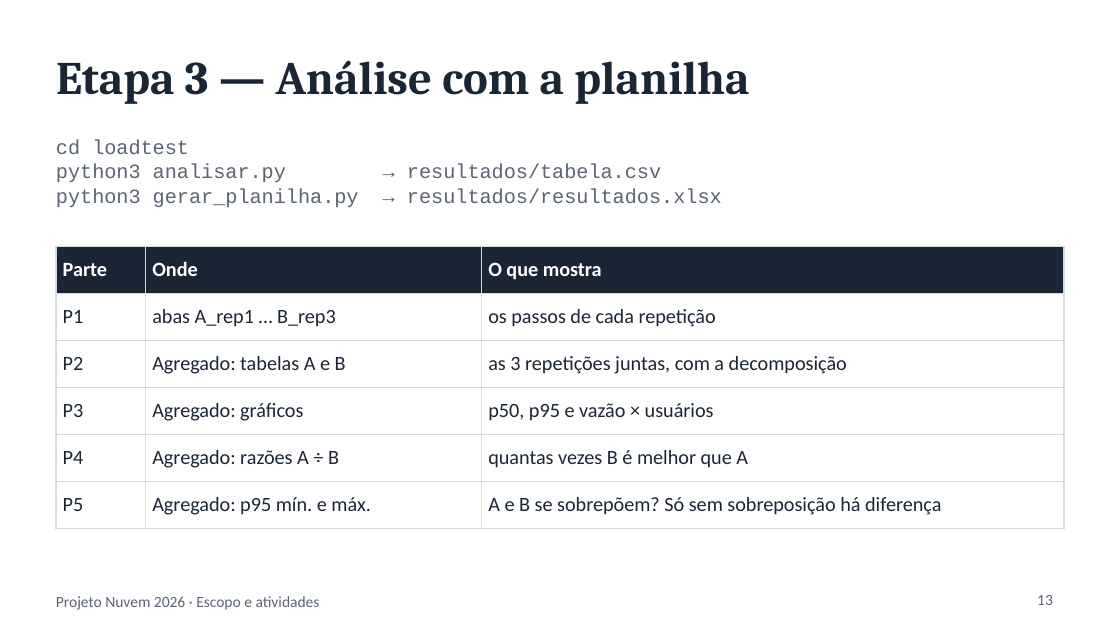
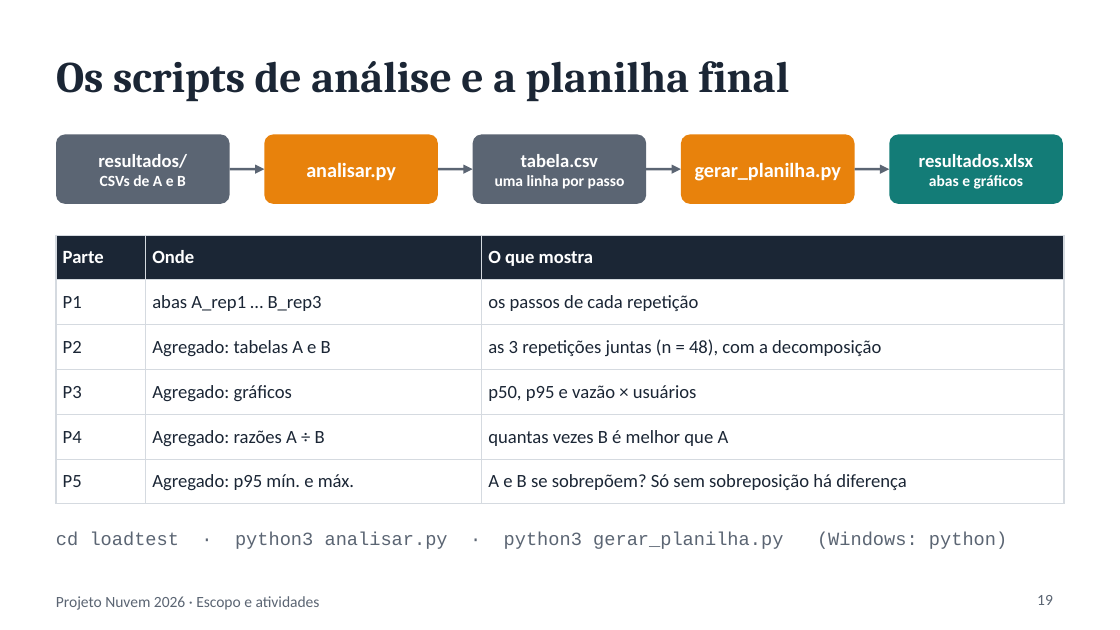
Before and after one commit to emadruga/projeto-aws-chatbot, a slide deck: slide 19 of docs/slides/ESCOPO_E_ATIVIDADES.pptx (slide 13 before the commit). Drawn at 1120x630 pixels with LibreOffice and Linux fonts; fonts in the diff are those of the drawing. Boxes give left, top, right and bottom in pixels: in the first picture for what was removed or moved away, otherwise in the second. Text is boxed around its words. In the diff, an @@ line names an element or a change of style, - is before the commit and + after.

```diff
--- a/docs/slides/ESCOPO_E_ATIVIDADES.pptx
+++ b/docs/slides/ESCOPO_E_ATIVIDADES.pptx
@@ title at (56, 61, 790, 102): text changed; size 30 to 28 pt @@
-Etapa 3 — Análise com a planilha
+Os scripts de análise e a planilha final
@@ rounded rectangle added at (56, 134, 230, 204), fill #5B6573, 12 pt, text #FFFFFF, bold @@
+resultados/
+CSVs de A e B
@@ rounded rectangle added at (264, 134, 438, 204), fill #E8820C, 13 pt, text #FFFFFF, bold @@
+analisar.py
@@ rounded rectangle added at (473, 134, 646, 204), fill #5B6573, 10 pt, text #FFFFFF, bold @@
+tabela.csv
+uma linha por passo
@@ rounded rectangle added at (681, 134, 855, 204), fill #E8820C, 13 pt, text #FFFFFF, bold @@
+gerar_planilha.py
@@ rounded rectangle added at (889, 134, 1063, 204), fill #137C77, 12 pt, text #FFFFFF, bold @@
+resultados.xlsx
+abas e gráficos
@@ arrow added from (230, 169) to (264, 169), #5B6573 1.5 pt @@
@@ arrow added from (438, 169) to (473, 169), #5B6573 1.5 pt @@
@@ arrow added from (646, 169) to (681, 169), #5B6573 1.5 pt @@
@@ arrow added from (855, 169) to (889, 169), #5B6573 1.5 pt @@
@@ table at (56, 235, 1064, 504) @@
-row 3, column 3: as 3 repetições juntas, com a decomposição
+row 3, column 3: as 3 repetições juntas (n = 48), com a decomposição
@@ size 13 to 12 pt in "Parte", "Onde", "O que mostra", "P1" and 13 more places @@
@@ table: place and size @@
-table at (56, 246, 1064, 519)
+table at (56, 235, 1064, 504)
@@ text at (56, 532, 1007, 549): text changed; size 13 to 12 pt @@
-cd loadtest
-python3 analisar.py → resultados/tabela.csv
-python3 gerar_planilha.py → resultados/resultados.xlsx
+cd loadtest · python3 analisar.py · python3 gerar_planilha.py (Windows: python)
@@ page number at (1037, 595, 1053, 605): text changed @@
-13
+19
```
Also in this commit, not shown: 10 other slides changed, 13 slides added, 8 slides removed, 5 other files.
